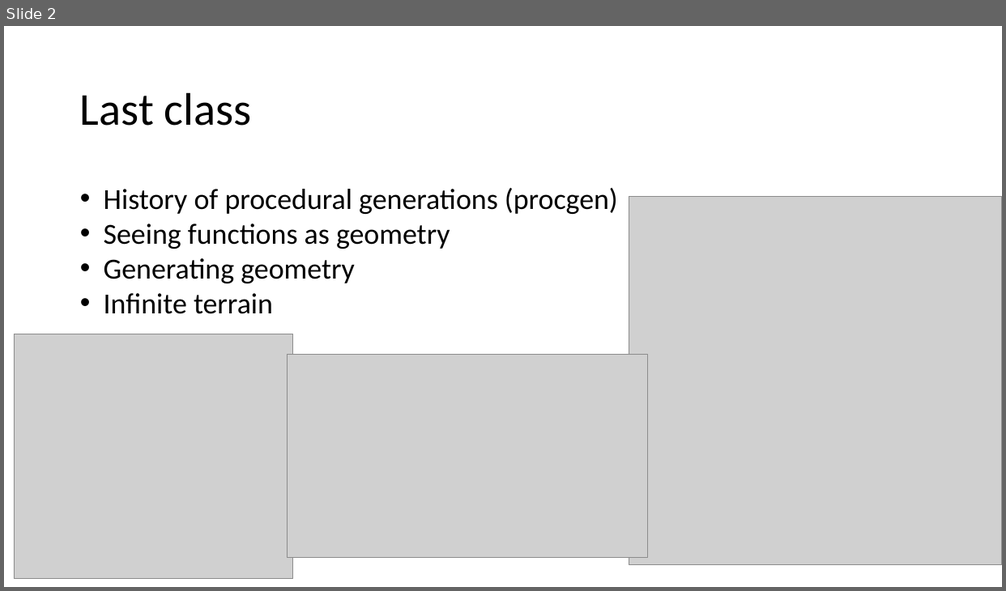
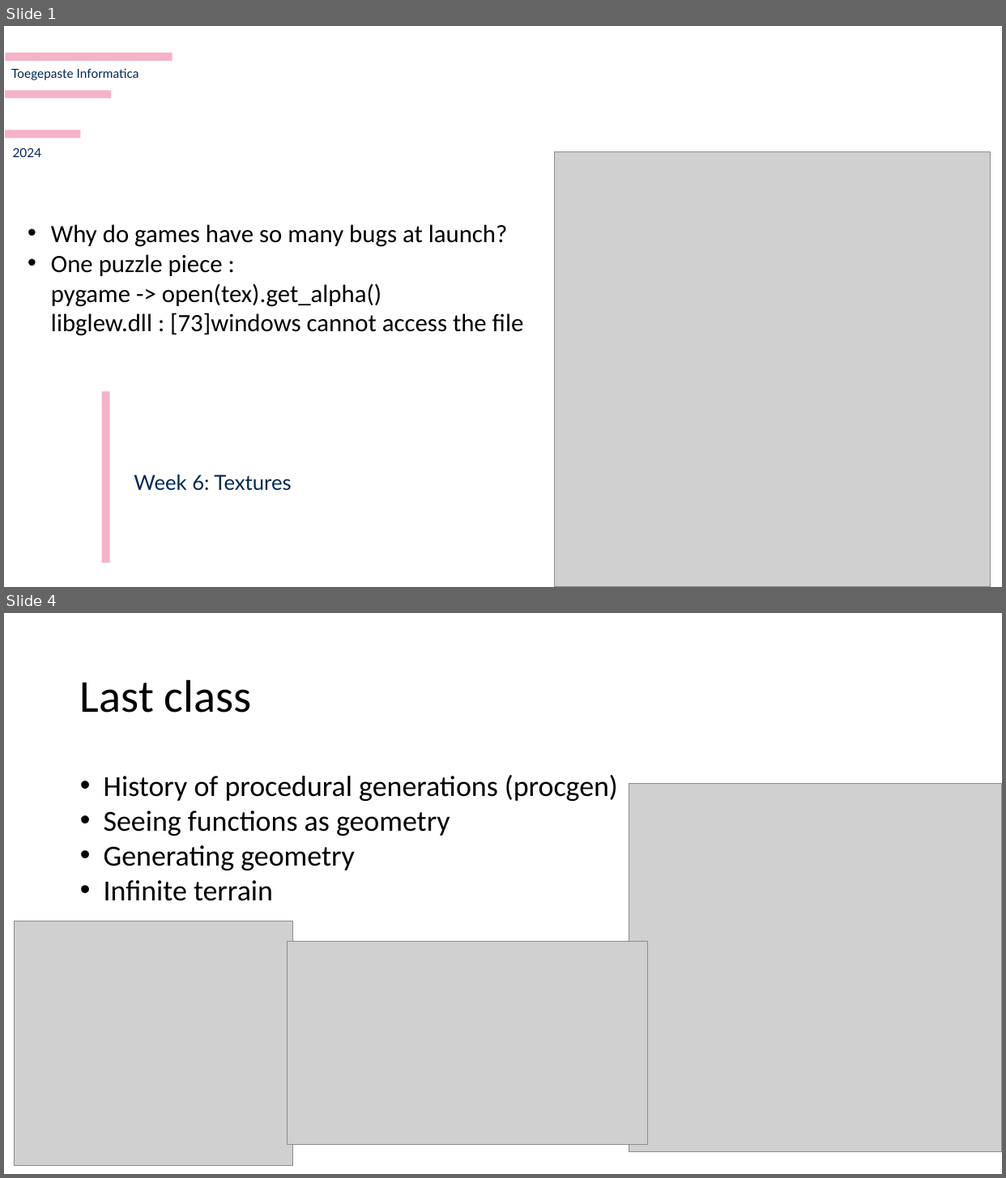
Before and after one commit to harveypekar/3dgraphics, a slide deck: course/3d_slides_w6.pptx. Shown one above the other, each under a label of ours: slide 2 before the commit, slides 1 and 4 after it; the slides between them are not shown. The pictures are 1006x591 and 1006x1178 pixels, drawn with LibreOffice and Linux fonts; fonts in the diff are those of the drawing; grey boxes stand for pictures; background and template pictures are left out. Boxes give left, top, right and bottom in pixels: in the first picture for what was removed or moved away, otherwise in the second. Text is boxed around its words. In the diff, an @@ line names an element or a change of style, - is before the commit and + after.

```diff
--- a/course/3d_slides_w6.pptx
+++ b/course/3d_slides_w6.pptx
@@ slide 1 added at <box>4,26,1002,587</box>, background #FFFFFF @@
@@ math minus added at <box>4,40,202,73</box>, fill #E30046 at 30% opacity @@
@@ text added at <box>11,68,139,80</box>, 12 pt, text #002757 @@
+Toegepaste Informatica
@@ math minus added at <box>4,77,130,110</box>, fill #E30046 at 30% opacity @@
@@ math minus added at <box>4,118,94,151</box>, fill #E30046 at 30% opacity @@
@@ text added at <box>13,148,42,157</box>, 12 pt, text #002757 @@
+2024
@@ picture added at <box>555,152,991,587</box> @@
@@ text added at <box>51,224,524,336</box>, 24 pt, text #000000 @@
+• Why do games have so many bugs at launch?
+• One puzzle piece :
+  pygame -> open(tex).get_alpha()
+  libglew.dll : [73]windows cannot access the file
@@ math minus added at <box>89,361,122,587</box>, fill #E30046 at 30% opacity @@
@@ text added at <box>134,475,291,491</box>, 20 pt, text #002757 @@
+Week 6: Textures
@@ what was slide 2 is now slide 4 @@
```
Also in this commit, not shown: 4 slides changed, 15 other slides added, 6 slides removed.
